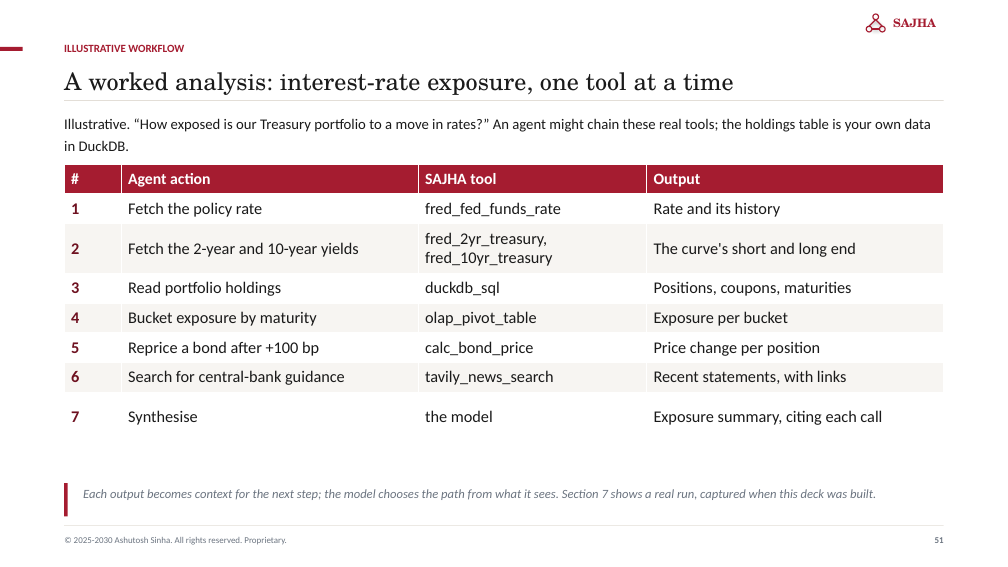
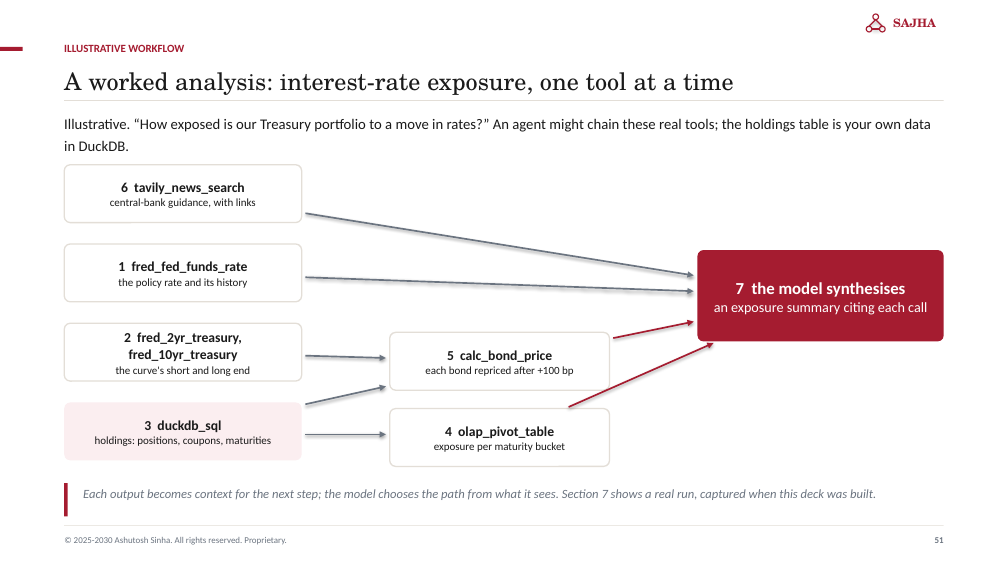
Before and after one commit to ajsinha/sajhamcpserver, a slide deck: slide 51 of docs/publications/SAJHA-MCP-Server.pptx. Drawn at 1008x567 pixels with LibreOffice and Linux fonts; fonts in the diff are those of the drawing. Boxes give left, top, right and bottom in pixels: in the first picture for what was removed or moved away, otherwise in the second. Text is boxed around its words. In the diff, an @@ line names an element or a change of style, - is before the commit and + after.

```diff
--- a/docs/publications/SAJHA-MCP-Server.pptx
+++ b/docs/publications/SAJHA-MCP-Server.pptx
@@ table removed at (64, 165, 944, 442), 8 rows, 4 columns @@
-# | Agent action | SAJHA tool | Output
-1 | Fetch the policy rate | fred_fed_funds_rate | Rate and its history
-2 | Fetch the 2-year and 10-year yields | fred_2yr_treasury, fred_10yr_treasury | The curve's short and long end
-3 | Read portfolio holdings | duckdb_sql | Positions, coupons, maturities
-4 | Bucket exposure by maturity | olap_pivot_table | Exposure per bucket
-5 | Reprice a bond after +100 bp | calc_bond_price | Price change per position
-6 | Search for central-bank guidance | tavily_news_search | Recent statements, with links
-7 | Synthesise | the model | Exposure summary, citing each call
@@ rounded rectangle added at (64, 165, 302, 223), fill #FFFFFF, outline #E3DED7 1.25 pt, 10.5 pt, text #1A1A1A @@
+6 tavily_news_search
+central-bank guidance, with links
@@ arrow added from (306, 213) to (694, 275), #6B7480 1.6 pt @@
@@ rounded rectangle added at (64, 244, 302, 302), fill #FFFFFF, outline #E3DED7 1.25 pt, 10.5 pt, text #1A1A1A @@
+1 fred_fed_funds_rate
+the policy rate and its history
@@ rounded rectangle added at (698, 250, 944, 342), fill #A51C30, 13.5 pt, text #FFFFFF @@
+7 the model synthesises
+an exposure summary citing each call
@@ arrow added from (306, 278) to (694, 291), #6B7480 1.6 pt @@
@@ rounded rectangle added at (64, 324, 302, 382), fill #FFFFFF, outline #E3DED7 1.25 pt, 13 pt, text #1A1A1A, bold @@
+2 fred_2yr_treasury, fred_10yr_treasury
+the curve's short and long end
@@ arrow added from (613, 338) to (694, 321), #A51C30 1.6 pt @@
@@ arrow added from (306, 355) to (386, 358), #6B7480 1.6 pt @@
@@ rounded rectangle added at (389, 333, 609, 391), fill #FFFFFF, outline #E3DED7 1.25 pt, 10.5 pt, text #1A1A1A @@
+5 calc_bond_price
+each bond repriced after +100 bp
@@ arrow added from (569, 407) to (714, 343), #A51C30 1.6 pt @@
@@ arrow added from (306, 405) to (386, 386), #6B7480 1.6 pt @@
@@ rounded rectangle added at (64, 402, 302, 461), fill #FBEEF0, 10.5 pt, text #1A1A1A @@
+3 duckdb_sql
+holdings: positions, coupons, maturities
@@ rounded rectangle added at (389, 408, 609, 467), fill #FFFFFF, outline #E3DED7 1.25 pt, 10.5 pt, text #1A1A1A @@
+4 olap_pivot_table
+exposure per maturity bucket
@@ arrow added from (306, 435) to (386, 435), #6B7480 1.6 pt @@
```
Also in this commit, not shown: 34 other slides changed, 9 other files.
